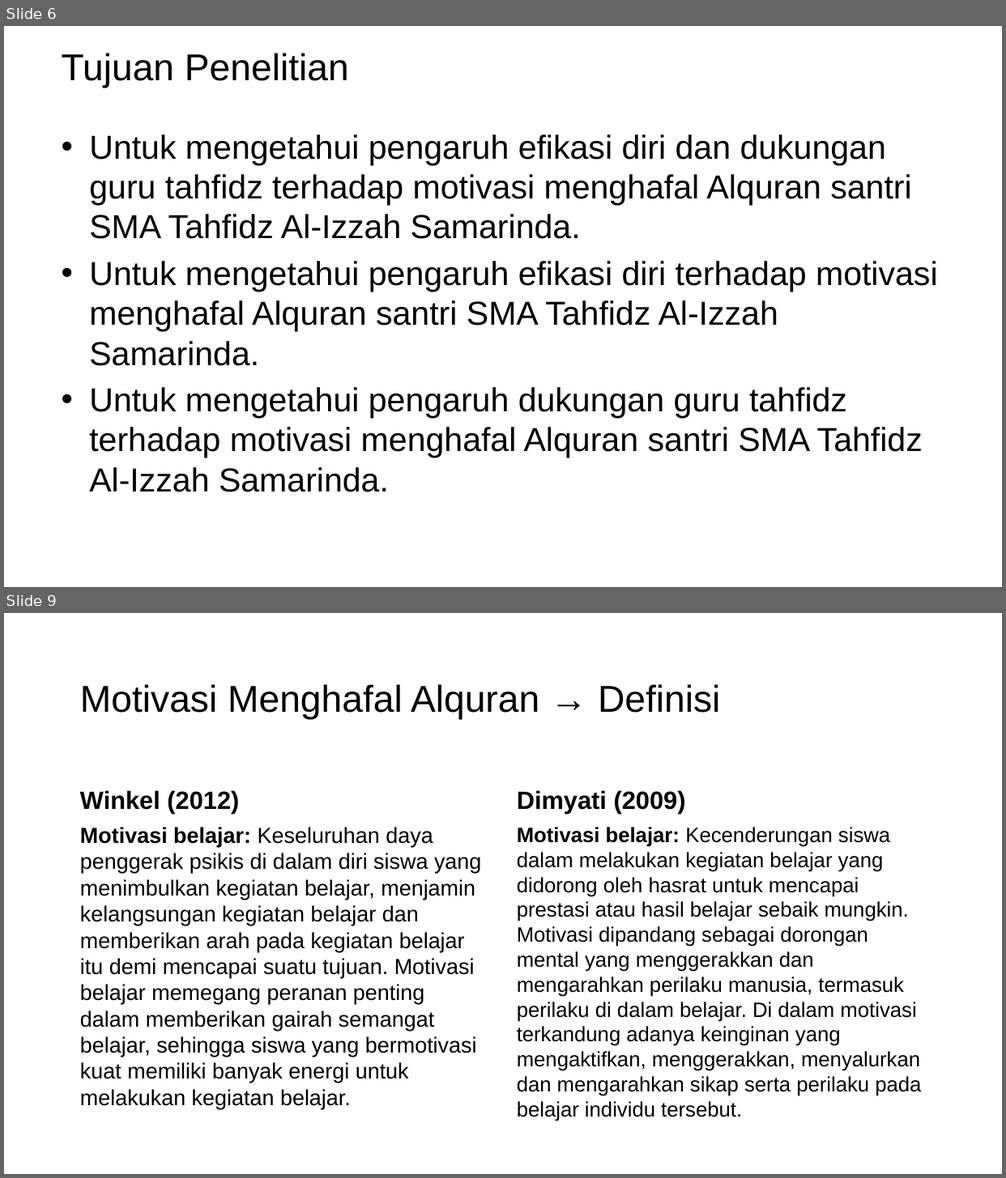
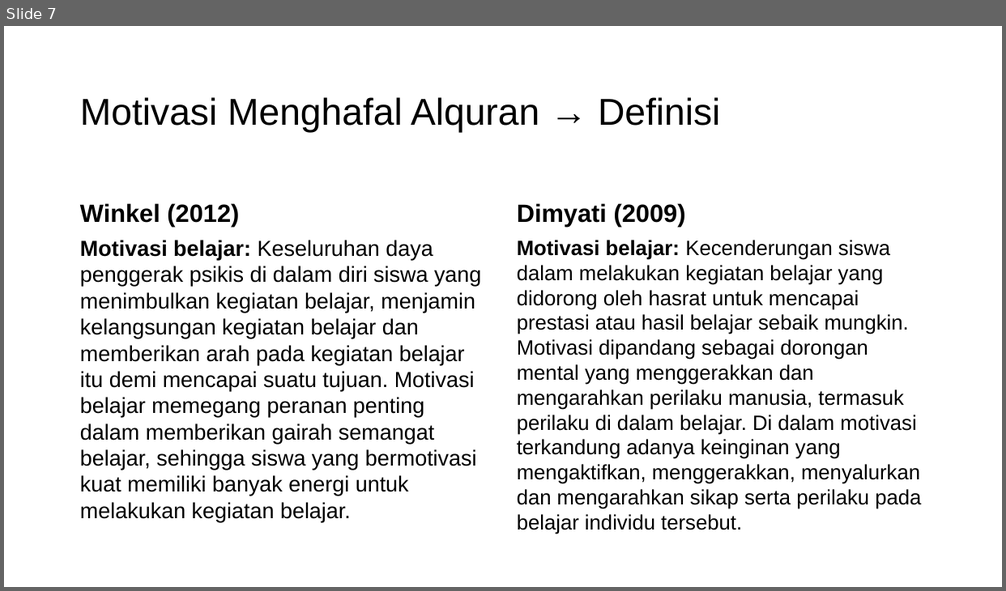
Before and after one commit to mzaini30/skripsi, a slide deck: seminar proposal.pptx. Shown one above the other, each under a label of ours: slides 6 and 9 before the commit, slide 7 after it; the slides between them are not shown. The pictures are 1006x1178 and 1006x591 pixels, drawn with LibreOffice and Linux fonts; fonts in the diff are those of the drawing; background and template pictures are left out. Boxes give left, top, right and bottom in pixels: in the first picture for what was removed or moved away, otherwise in the second. Text is boxed around its words. In the diff, an @@ line names an element or a change of style, - is before the commit and + after.

```diff
--- a/seminar proposal.pptx
+++ b/seminar proposal.pptx
@@ slide 6 removed at (x1=4, y1=26, x2=1002, y2=587), background picture (left out) @@
@@ title removed at (x1=62, y1=53, x2=349, y2=88) @@
-Tujuan Penelitian
@@ text removed at (x1=89, y1=135, x2=938, y2=493) @@
-• Untuk mengetahui pengaruh efikasi diri dan dukungan guru tahfidz terhadap motivasi menghafal Alquran santri SMA Tahfidz Al-Izzah Samarinda.
-• Untuk mengetahui pengaruh efikasi diri terhadap motivasi menghafal Alquran santri SMA Tahfidz Al-Izzah Samarinda.
-• Untuk mengetahui pengaruh dukungan guru tahfidz terhadap motivasi menghafal Alquran santri SMA Tahfidz Al-Izzah Samarinda.
@@ what was slide 9 is now slide 7 @@
```
Also in this commit, not shown: 3 slides changed, 1 slide added, 2 other slides removed, 1 other file.
